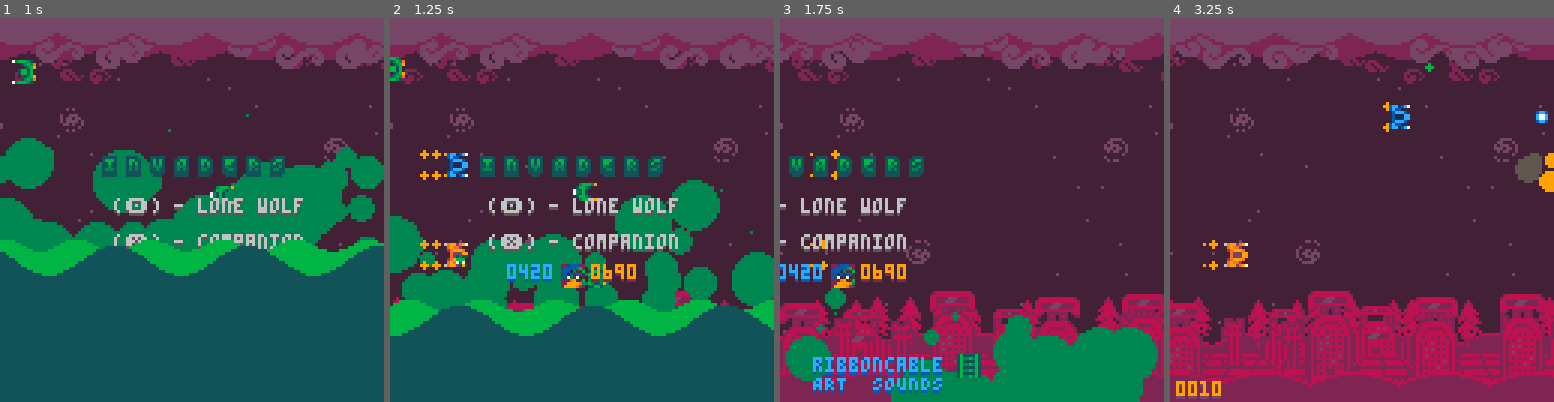
Above: before the commit, frames 1-4 (left to right).
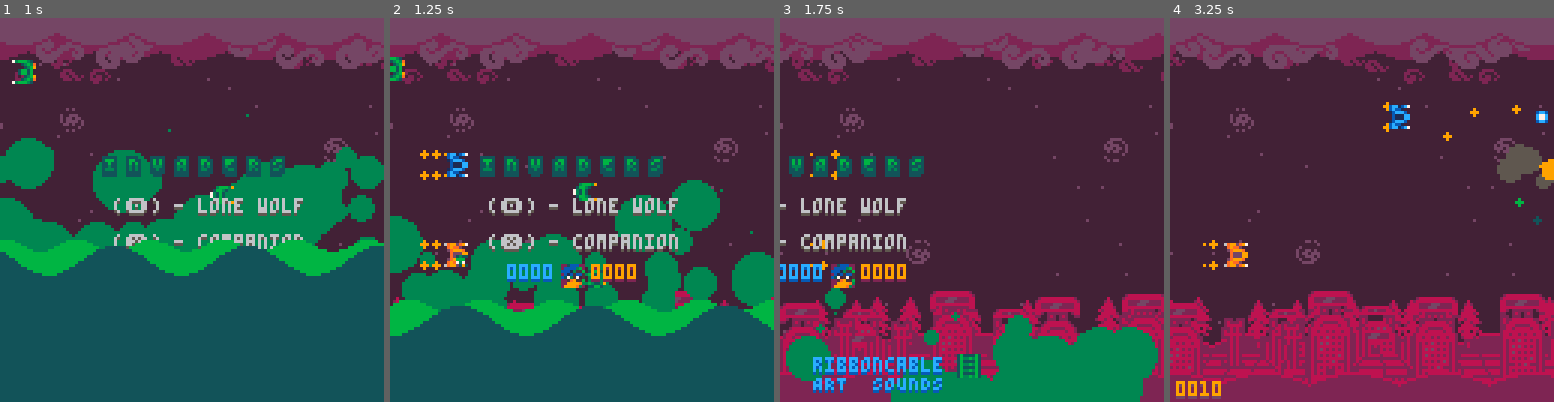
Above: after the commit, the same moments.

Repository: Sarah-Duck/toxic-invaders
Game: PICO-8 cartridge music.p8
The game is run twice, just before and just after one commit, with the same random seed, the same clock (stepped at 60 frames per second) and the same inputs.
Inputs:
- Up to frame 1 (1 s): tap X (X key) at 0.33 s; tap O (Z key) at 0.7 s
- Up to frame 2 (1.25 s): tap X (X key) at 1.07 s
- Up to frame 3 (1.75 s): hold Right from 1.6 s (still down); tap O (Z key) at 1.7 s
- Up to frame 4 (3.25 s): tap X (X key) at 1.85, 2.97 s; release Right at 2.1 s; tap O (Z key) at 2.1, 2.5, 2.9 s; hold Up 2.15-2.42 s; hold Right 2.47-3.03 s; hold Left from 3.08 s (still down)

Frame 1 is identical in both runs. In frame 2, 0.2% of the frame differs, in the area x 33-61%, y 64-69%; in frame 3, 0.2%; in frame 4, 1.0%, in the area x 66-100%, y 11-54%.

Commit message:
Final boss!! other stuff too :sweat_smile:
bullets now cause explosions where they hit
enemies drop random pickups again, but only health
high score is saved!!!!
other tweaks, i dunno i forgot.

Diff:
--- a/bullets.lua
+++ b/bullets.lua
@@ -19,6 +19,7 @@
     function bullet.accurate_collide(object)
         if x+4 >= object.x-2 and x+4 <= object.x+2+object.w and y+4 >= object.y-2 and y+4 <= object.y+object.h+2 then
             object:shot()
+            explosion(x,y)
             del(obj, bullet)
         end
     end
--- a/draw.lua
+++ b/draw.lua
@@ -13,8 +13,9 @@
 
 drawbg()
 drawobjs()
-
+camera() --so the score doesn't shake
 if gamerunning then
+    local scoreflash = false
     if gameover then --gameover timer, it does a cute spinny! 😵
         printdropshadow(ceil(respawntimer),63+circletimex,55+circletimey,6,5)
         runningscore(currentscore,true) --flashes score
@@ -55,7 +56,7 @@
 end
 
 --final score screen and outro transition
-if scorescreen then
+if currentwave == 18 then
     finalscorescreen(0,0)
 
     --outro acid transition
@@ -66,15 +67,3 @@
     end
     if acidcounter < -0.2 then run() end --resets cart
 end
-
-
-
-
-
-
--- --final boss portal parts
--- addportalthruster(70,6)
--- addportalthruster(70,107,true)
--- addfinalbossportal(80,10)
--- addportalthruster(95,6)
--- addportalthruster(95,107,true)
--- a/enemies.lua
+++ b/enemies.lua
@@ -7,7 +7,7 @@
     enemy.health -= 1
     if enemy.health > 0 then
         sfx(16, 2)
-        explosion(enemy.x+rnd(enemy.w), enemy.y+rnd(enemy.h)) --explode!!!!!!
+        --explosion(enemy.x+rnd(enemy.w), enemy.y+rnd(enemy.h)) --explode!!!!!!
     end
 end
 
@@ -25,9 +25,9 @@
     for i = 1, rnd(enemy.h)+6, 1 do
         addcircle(enemy.x+rnd(enemy.w), enemy.y+rnd(enemy.h), rnd(4)-2, -rnd(2)-1, 1, 2, rnd({3, 11, 9}), -0.1)
     end
-    -- if rnd(100) > 95 then
-    --     addpickup(enemy.x+rnd(enemy.w), enemy.y+rnd(enemy.h))
-    -- end
+    if rnd(100) < sqrt(enemy.w*enemy.h)/1.5 then --you get a better chance of a randomly dropped health from bigger enemies
+        addpickup(enemy.x+rnd(enemy.w), enemy.y+rnd(enemy.h), "health")
+    end
     if isboss then
         addpickup(enemy.x+rnd(32), enemy.y+rnd(32), "powerup")
         addpickup(enemy.x+rnd(32), enemy.y+rnd(32), "health")
@@ -44,9 +44,7 @@
 function enemymisc(enemy) --misc stuff every enemy needs
     enemy.shootcooldown -= ft
     enemy.inv -= ft
-    for i = 1, #players, 1 do
-        enemy.collide(enemy, players[i])
-    end
+    foreach(players, function(player) enemy:collide(player) end)
     if enemy.x < -enemy.w then
         del(enemies, enemy) -- delete enemy if off screen
     end
@@ -367,6 +365,7 @@
     end
 
     function enemy.draw(enemy)
+        local x,y = enemy.x,enemy.y
         local dmg = 0
         if enemy.health < enemy.starthealth*0.25 then
             damagesmoke(enemy)
@@ -374,16 +373,16 @@
         end
         if enemy.inv < 0 or ceil(enemy.inv*10%2) == 1 then
             for i = 2, length-1, 1 do
-                spr(93+enemy.bulletfired[i]+dmg, enemy.x, -8+enemy.y+i*8)
+                spr(93+enemy.bulletfired[i]+dmg, x, -8+y+i*8)
                 if i < length-2 then
-                    spr(79+((i%3)%2*16)+dmg*2, enemy.x+8, -8+enemy.y+i*8, 1, 1, false, (i%3 == 2))
+                    spr(79+((i%3)%2*16)+dmg*2, x+8, -8+y+i*8, 1, 1, false, (i%3 == 2))
                 end
             end
-            spr(77+enemy.bulletfired[1]+dmg*2, enemy.x, enemy.y)
-            spr(77+enemy.bulletfired[1]+dmg*2, enemy.x, enemy.y+length*8-8, 1, 1, false, true)
-            spr(70+dmg,enemy.x+8,enemy.y,2,2)
-            spr(70+dmg*2,enemy.x+8,enemy.y+length*8-16,2,2,false,true)
-            spr(79+dmg,enemy.x+8,enemy.y+length*8-24,1,1, false, true)
+            spr(77+enemy.bulletfired[1]+dmg*2, x, y)
+            spr(77+enemy.bulletfired[1]+dmg*2, x, y+length*8-8, 1, 1, false, true)
+            spr(70+dmg,x+8,y,2,2)
+            spr(70+dmg*2,x+8,y+length*8-16,2,2,false,true)
+            spr(79+dmg,x+8,y+length*8-24,1,1, false, true)
         end
     end
 
@@ -579,37 +578,62 @@
     add(enemies, enemy)
 end
 
-
-
-
-
-
---FINAL BOSSS!!!! (INCOMPLETE)
-function addfinalbossportal(x,y)
-    speed = 1.5
-    amount = 3
-    sprite = 136
-
-    -- function enemy.draw()
+function addfinalboss() --THE FINAL BOSS!!!!!!! WOOOAAAHHHHHH!!!!!!!!!!!!!!!!!!!!!!!!!!!!!!!!
+    local enemy = {
+        x = 150,
+        y = 10,
+        w = 32,
+        h = 120,
+        inv = -1,
+        health = 150,
+        shootcooldown = rnd(2)+1,
+        shot = enemyshot,
+        collide = enemycollide,
+        speed = 1.5,
+        amount = 3
+    }
+
+    --thrusters that each fall off once the portal's health is 1/5th depleated
+    function addportalthruster(x,y,isflipped)
+            local sprite = 128
+            isflipped = isflipped or 1
+            if everysecondtimer%0.1 > 0.05 then sprite = 132 end --animation
+            spr(sprite, x, isflipped*(sin(time()*enemy.speed)*3.5)+y, 4, 2)
+    end
+
+    function enemy:draw()
+        -- portal
+        local x,y,speed,amount = enemy.x-8,enemy.y,enemy.speed,enemy.amount
+        local ovaly1 = (sin(time()*speed-0.12)*amount/2)+y+24
+        local ovaly2 = (-sin(time()*speed-0.12)*amount/2)+y+84
+        ovalfill(x+28,ovaly1,x+6,ovaly2,14)
+        local portalcolors = {11,3}
+        for i = 1, 260, 1 do --cool swirling portal effect
+            pset(x+17+sin(i/53.3465+t()/8)*i/24+sin(i/350.23548+t()), y+54+cos(i/53.3465+t()/8)*i/9,portalcolors[(ceil(i/20))%#portalcolors+1])
+        end
+        addcircle(x+17, y+54, rnd(0.5)-0.25, rnd(1)-0.5, 5, 2, 11)
+        oval(x+28,ovaly1,x+6,ovaly2,11)
+        addportalthruster(x-19,y-4)
+        addportalthruster(x-19,y+97,-1)
+        local sprite = 136
         spr(sprite, x, (sin(time()*speed)*amount)+y, 4, 3)
         spr(sprite, x, (-sin(time()*speed)*amount)+y+85, 4, 3, false,true)
-        -- portal
-        ovalfill(x+28,(sin(time()*speed)*amount)+y+24,x+6,(-sin(time()*speed)*amount)+y+84,7)
-    -- end
-end
-
---thrusters that each fall off once the portal's health is 1/5th depleated
-function addportalthruster(x,y,isflipped)
-    -- function enemy.draw()
-        local sprite = 128
-
-        if isflipped == true then
-            isflipped = -1
-        else
-            isflipped = 1
-        end
-
-        if everysecondtimer%0.1 > 0.05 then sprite = 132 end --animation
-        spr(sprite, x, isflipped*(sin(time()*1.5)*3)+y, 4, 2)
-    --end
-end
+        addportalthruster(x+6,y-4)
+        addportalthruster(x+6,y+97,-1)
+        clip(0,0,x+17+circletimex/3,128)
+    end
+
+    function enemy.update()
+        enemy.y = 10+sin(time()*enemy.speed+0.2)*2 --bouncy!!!!
+        enemy.x = enemy.x + 0.025 * (103 - enemy.x); --lerps into place
+        -- if enemy.shootcooldown < 0 then
+        --     enemy.shootcooldown = 0.5 + rnd(1.5)
+        -- end
+        enemymisc(enemy)
+        if enemy.health <= 0 then -- die!!!!!
+            enemydie(enemy,17,2,1000)
+        end
+    end
+
+    add(enemies, enemy)
+end
--- a/objects.lua
+++ b/objects.lua
@@ -8,12 +8,12 @@
 menuscroll = 0 --main screens
 menushipscroll = 0
 acidcounter = 0
-scorescreen = false
 isoutro = false --for outro transition
-highscore0 = 0420 --scores (0 is solo - 1 is coop)
-highscore1 = 0690
+cartdata("toxicinvaders_bychrisandribbon")
+highscore0 = dget(0) --scores (0 is solo - 1 is coop)
+highscore1 = dget(1)
 currentscore = 0 --used for both gamemodes, but passed into highscore at end of game
-babymode = false --makes game a lot easier
+-- babymode = false --makes game a lot easier
 
 
 function startgame()
@@ -32,5 +32,6 @@
 function drawobjs()
     foreach(obj, function(obj) obj:draw() end)
     foreach(enemies, function(obj) obj:draw() end)
+    clip() --for the final boss
     foreach(players, function(obj) obj:draw() end)
 end
--- a/update.lua
+++ b/update.lua
@@ -22,7 +22,7 @@
 end
 gt += scrollspeed + 1/600
 
-if scorescreen then --ending screen
+if currentwave == 18 then --ending screen
     if btn(4) and btn(5) and not isoutro then --press both buttons to reset cart
         acidcounter = 2
         isoutro = true
--- a/waves.lua
+++ b/waves.lua
@@ -235,16 +235,36 @@
     everysecond = wave[8].everysecond,
 }
 
+wave[17] = {
+    delay = 0,
+    start = function()
+        addfinalboss()
+        addballshooter(128, 56, 0.1)
+    end,
+    everysecond = function()
+        local y = rnd(30)+50
+        addbasicenemy(115,y,0.4+rnd(0.4))
+    end
+}
+
 --ending score screen
-wave[17] = {
+wave[18] = {
     delay = 3,
     start = function()
-        scorescreen = true
+        if #players == 1 then
+            dset(0, currentscore) --set singleplayer score
+        else
+            dset(1, currentscore) --set multiplayer score
+        end
+    end,
+    conditions = function()
     end
 }
 
 --wave[currentwave].start()
 --music(0, 0, 3)
+
+foreach(wave, function(wave) if not wave.conditions then wave.conditions = function() if #enemies < 1 then return true end end end end) --if there are no conditons for a wave, give them one. look at all those ends!!!!
 
 function updatewaves()
     currentwavetime += ft
@@ -255,7 +275,7 @@
             wave[currentwave].everysecond()
         end
     end
-    if (wave[currentwave].conditions and wave[currentwave].conditions() or #enemies < 1) then
+    if wave[currentwave].conditions() then
         delaytimer += ft
         if delaytimer > wave[min(currentwave+1, #wave)].delay then
             if changedmusic and currentwave ~= 15 then
@@ -266,10 +286,10 @@
             currentwave += 1
             currentwavetime = 0
             delaytimer = 0
-            currentwave = (currentwave - 1) % #wave+1 --temporarily looping the waves
-            if currentwave < checkpoint then
-                checkpoint = 1
-            end
+            -- currentwave = (currentwave - 1) % #wave+1 --temporarily looping the waves
+            -- if currentwave < checkpoint then
+            --     checkpoint = 1
+            -- end
             wave[currentwave].start()
         end
     end
